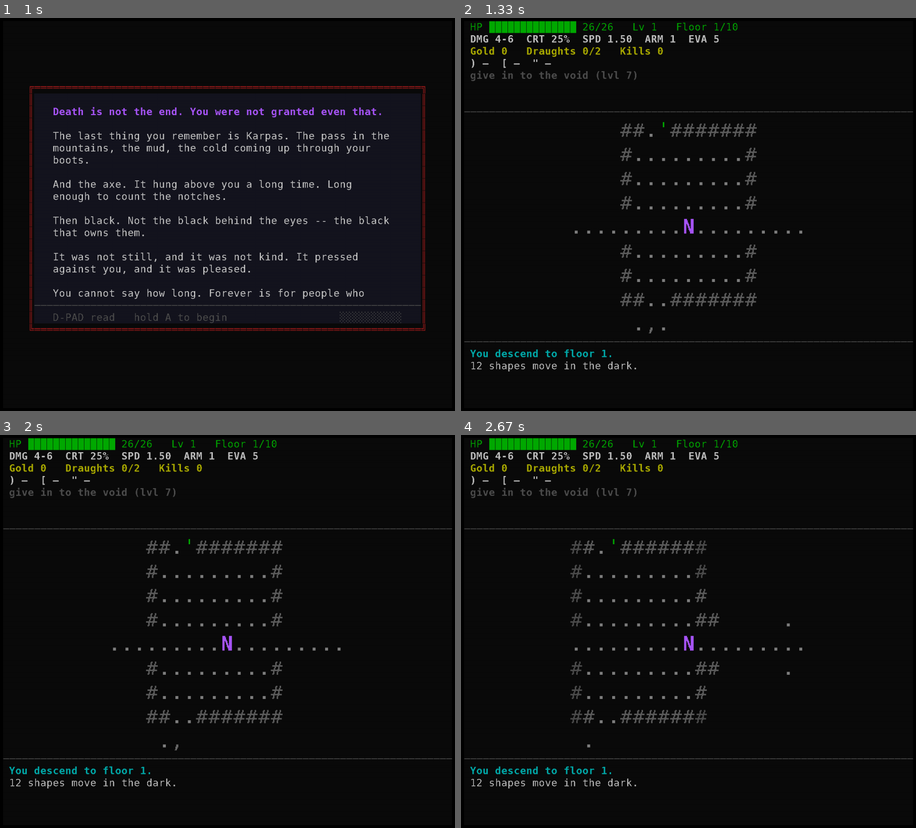
Above: before the commit, frames 1-4 (two rows, left to right).
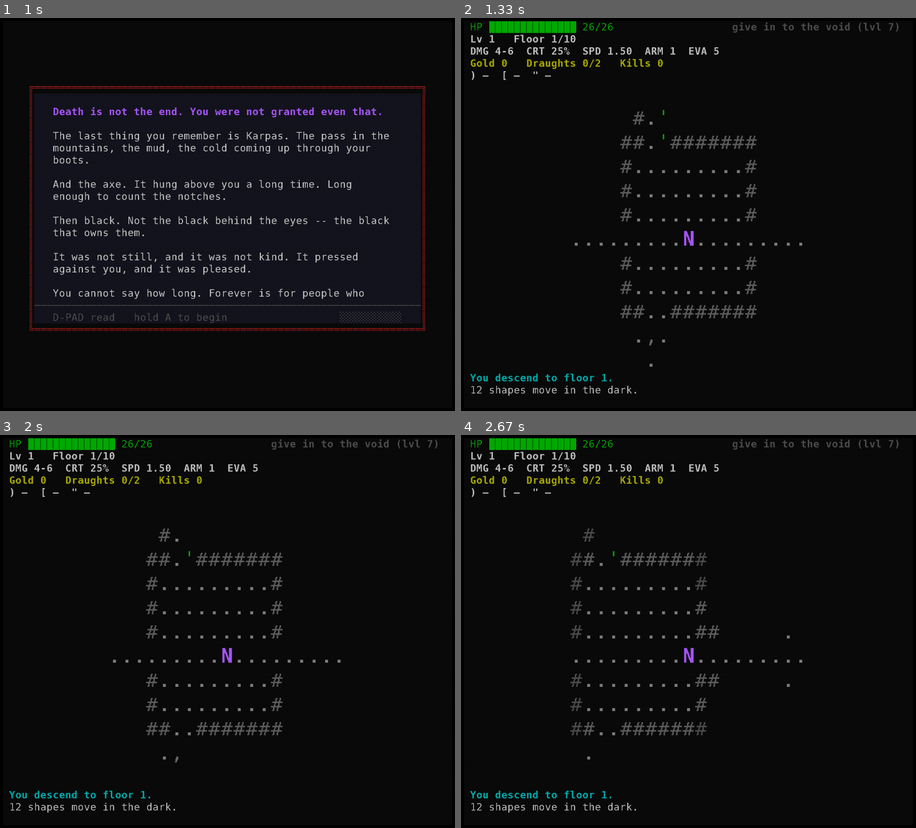
Above: after the commit, the same moments.

Repository: darknoxx/NeverdeadsRevengeMobile
Game: pygame game, started from main.py
Two runs of this game, one before a commit and one after it. Both use one fixed random seed, a clock stepped at 60 frames per second and the inputs below.
Inputs:
- Up to frame 1 (1 s): tap Enter at 0.33 s; tap Keypad Enter at 0.67 s
- Up to frame 2 (1.33 s): tap Esc at 1.1 s
- Up to frame 3 (2 s): hold Right from 1.7 s (still down)
- Up to frame 4 (2.67 s): release Right at 2.27 s

Frame 1 is identical in both runs. In frame 2, 6.2% of the frame differs, in the area x 0-100%, y 1-97%; in frame 3, 6.2%; in frame 4, 6.3%.

Commit message:
a bigger playfield, and a HUD that says each thing once
Four layout changes the handheld asked for, and the map grew by four rows (18
to 22 at the middle zoom) out of them.

The grey rules are gone. Each one cost a row and the bands read apart without
them -- the log is a different thing whether or not a line says so.

The log is three lines instead of five: the last three things said. The rest of
that band is playfield now.

The ultimate's ask sits in the top-right corner, on the health line's own row.
It was a line of its own; a corner is where the eye goes anyway, and it does not
need a line of the map to be seen.

And the line it freed carries the level and the floor, so the health line is
health and nothing else. That is the arrangement the handheld asked for: one
thing per line, and the bar not crowded by numbers that never change during a
fight.

No rule() call is left in the render path; the helper stays for the menus that
still want a line.

1344 pass. APK rebuilt.

Diff:
--- a/src/neverdeads_revenge/mobile/render.py
+++ b/src/neverdeads_revenge/mobile/render.py
@@ -83,10 +83,6 @@
     "walkyrion": ("shatter the golden bell", (212, 175, 55)),
 }
 
-#: How many rows the map needs to show a full field of view (radius 8-10) with
-#: room to spare. The layout never goes below it, whatever the zoom.
-_MAP_FLOOR = 18
-
 _BAR_CELLS = 14
 
 #: How long one step of the ultimate's breath lasts, in seconds. See
@@ -97,28 +93,29 @@
 _SLOT_GLYPH = {"weapon": WEAPON_GLYPH, "armour": ARMOUR_GLYPH, "amulet": AMULET_GLYPH}
 
 
+#: How many lines the log shows: the last three things said. The rest of the
+#: height goes to the map, which is what the player is looking at.
+_LOG_LINES = 3
+
+
 # -- layout -------------------------------------------------------------------
 def regions(cols: int, rows: int) -> dict[str, tuple[int, int, int, int]]:
     """The three bands, in cells: ``hud``, ``map``, ``log``.
 
-    A taller screen gets a taller HUD and a longer log; a shorter one keeps the
-    map's floor first, because the map is the thing the player is looking at.
-    """
-    # The HUD's last row is the rule under it, so the content is one less:
-    # health, the run's numbers, the ultimate, and what is working. A screen
-    # with the rows to spare shows all four; a short one keeps the first three,
-    # because those are the ones a decision is made with.
-    # Health, the numbers, the gold, the gear, the ask, what is working, and
-    # the charge -- seven lines, and the rule under them. A screen with the
-    # rows to spare shows all of it; a short one keeps the top of the list,
-    # which is why the order is health, numbers, gold, gear, ask.
-    hud = 8 if rows >= 30 else 6 if rows >= 22 else 5
-    log = max(4, min(14, rows - hud - _MAP_FLOOR))
-    map_h = rows - hud - log
+    No rules between them. Each rule cost a row, and the bands read apart
+    without them -- the log is a different thing whether or not a line says so.
+    The log is three lines, and everything else goes to the map.
+
+    The HUD is: health, the level and the floor, the numbers, the gold, the
+    gear, what is working, and the charge. Seven lines, and a screen with fewer
+    rows keeps the top of the list, which is the order that matters.
+    """
+    hud = 7 if rows >= 30 else 6 if rows >= 22 else 5
+    map_h = rows - hud - _LOG_LINES
     return {
         "hud": (0, 0, cols, hud),
         "map": (0, hud, cols, map_h),
-        "log": (0, hud + map_h, cols, log),
+        "log": (0, hud + map_h, cols, _LOG_LINES),
     }
 
 
@@ -257,34 +254,42 @@
 
 # -- the HUD -------------------------------------------------------------------
 def _draw_hud(buffer, state, area, now: float) -> None:
-    """Health first, then the numbers, then the ask, then what is working.
+    """Health first, then the level and floor, then the numbers and what is worn.
 
     The order is the layout's opinion about what matters, and it is the same
     order the lines are *clipped* in: a screen too short for all of them keeps
-    the ones at the top. The ultimate comes before the marks on purpose -- it
-    is the one line that changes what the next press can do.
+    the ones at the top. There is no rule under the HUD -- it cost a row, and
+    the map below it is rule enough.
+
+    The ultimate's ask sits in the *top-right corner*, on the health line's own
+    row: it is the one line that changes what the next press can do, and a
+    corner is where the eye goes without spending a line of playfield on it.
     """
     x0, y0, width, height = area
-    content = height - 1  # the last row is the rule under the HUD
     row = y0
     for text, style in hud_lines(state):
-        if row >= y0 + content:
+        if row >= y0 + height:
             break
         buffer.text(x0 + 1, row, text[: width - 2], parse_style(style))
         row += 1
 
     prompt = ultimate_prompt(state, now)
-    if prompt is not None and row < y0 + content:
+    if prompt is not None:
         text, colour = prompt
-        buffer.text(x0 + 1, row, text[: width - 2], Style(fg=colour, bold=True))
-        row += 1
+        text = text[: width // 2]
+        buffer.text(
+            x0 + width - 2 - len(text),
+            y0,
+            text,
+            Style(fg=colour, bold=True),
+        )
 
     marks = marks_line(state)
-    if marks and row < y0 + content:
+    if marks and row < y0 + height:
         buffer.text(x0 + 1, row, marks[: width - 2], parse_style("grey70"))
         row += 1
 
-    if state.revenge_stacks and row < y0 + content:
+    if state.revenge_stacks and row < y0 + height:
         player = state.player
         buffer.text(
             x0 + 1,
@@ -294,8 +299,6 @@
         )
         row += 1
 
-    rule(buffer, x0, y0 + height - 1, width, "grey30")
-
 
 def hud_lines(state: GameState) -> list[tuple[str, str]]:
     """The numbers a decision needs, in the order they must survive a clip.
@@ -310,12 +313,16 @@
     ratio = player.hp / player.max_hp if player.max_hp else 0.0
     filled = max(0, min(_BAR_CELLS, round(ratio * _BAR_CELLS)))
     bar_colour = "green" if ratio > 0.5 else "yellow" if ratio > 0.25 else "red"
+    # Health is its own line: the ask lives in the corner beside it and the
+    # level and floor have the line under it, so nothing crowds the bar.
     lines.append(
         (
-            f"HP {'█' * filled}{'░' * (_BAR_CELLS - filled)} {player.hp}/{player.max_hp}"
-            f"   Lv {state.level}   Floor {state.depth}/{ESCAPE_DEPTH}",
+            f"HP {'█' * filled}{'░' * (_BAR_CELLS - filled)} {player.hp}/{player.max_hp}",
             bar_colour,
         )
+    )
+    lines.append(
+        (f"Lv {state.level}   Floor {state.depth}/{ESCAPE_DEPTH}", "bold white")
     )
 
     # The numbers a fight is decided with. The desktop had them in a sidebar
@@ -539,8 +546,7 @@
 
 def _draw_log(buffer, state, area) -> None:
     x0, y0, width, height = area
-    rule(buffer, x0, y0, width, "grey30")
-    rows = height - 1
+    rows = height
     if rows < 1:
         return
 
@@ -552,7 +558,7 @@
         for piece in _wrap(entry.text, width - 2):
             wrapped.append((piece, style))
     for i, (text, style) in enumerate(wrapped[-rows:]):
-        buffer.text(x0 + 1, y0 + 1 + i, text, parse_style(style))
+        buffer.text(x0 + 1, y0 + i, text, parse_style(style))
 
 
 # -- the reference (the legend, for its own menu) -------------------------------
Not shown, changed: README.md
